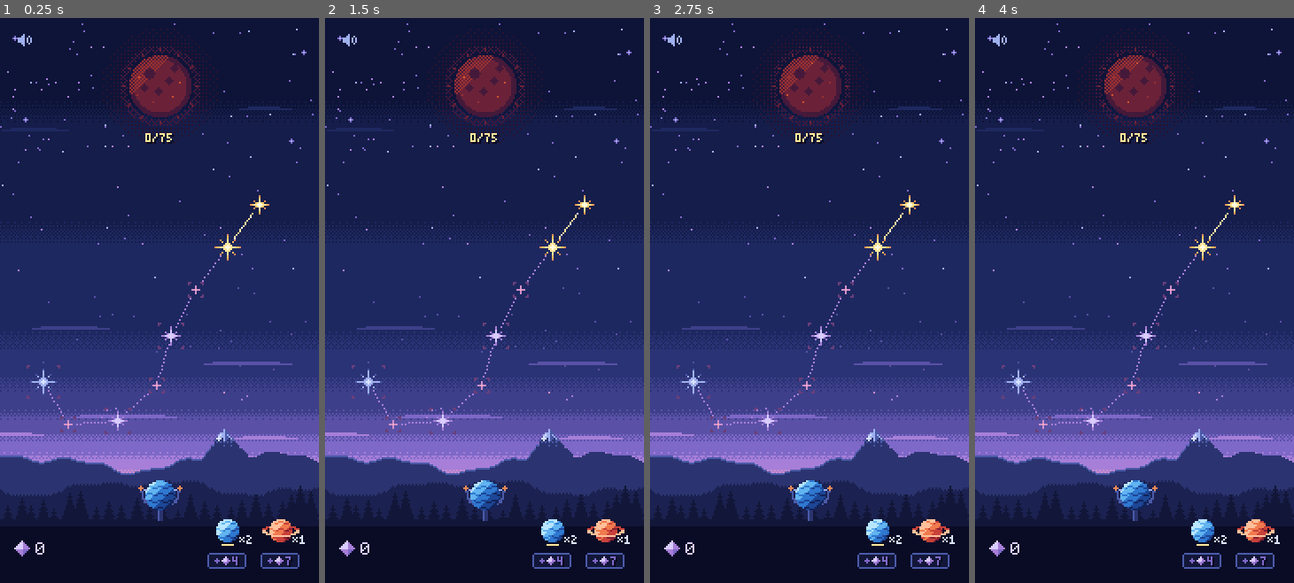
Above: before the commit, frames 1-4 (left to right).
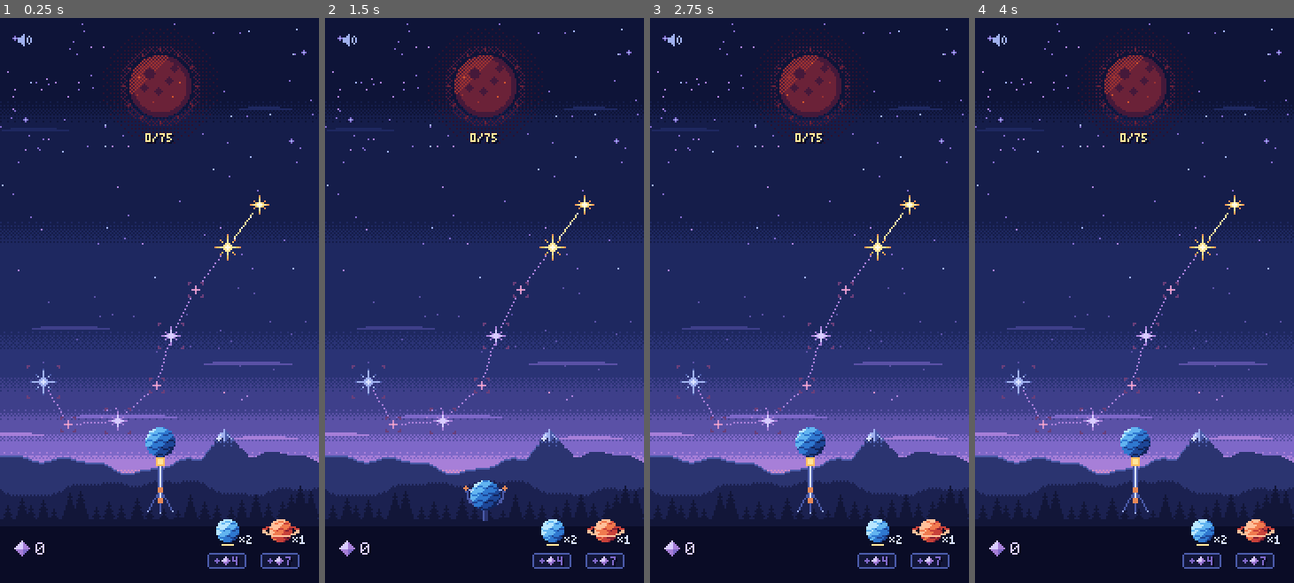
Above: after the commit, the same moments.

Repository: mrafael1/DustInSpace
Game: Godot game, scene res://game/scenes/main.tscn
Same seed, same stepped clock (60 frames per second), same inputs: the game is played once before the commit and once after it.
Inputs (mouse positions are in pixels of both pictures, inside the frame that each line leads up to):
- Up to frame 1 (0.25 s): no input
- Up to frame 2 (1.5 s): tap Enter at 0.5 s; move the mouse to (554, 272) at 0.52 s; tap T at 0.6 s; click (554, 272) at 0.67 s; tap B at 0.8 s; drag from (420, 328) to (468, 413) at 1.27 s
- Up to frame 3 (2.75 s): move the mouse to (841, 176) at 2.02 s; tap T at 2.1 s; click (841, 176) at 2.17 s; tap B at 2.3 s
- Up to frame 4 (4 s): drag from (1118, 413) to (1038, 215) at 2.77 s; move the mouse to (1230, 385) at 3.52 s; hold Shift from 3.53 s (still down); click (1230, 385) at 3.67 s; tap B at 3.8 s

The runs differ from the first frame. In frame 1, 0.9% of the frame differs, in the area x 43-58%, y 72-90%; in frame 2, 0.1%; in frame 3, 0.9%; in frame 4, 0.9%.

Commit message:
feat: Main uses the telescope, T switches back to the slingshot to compare
Co-Authored-By: Claude Opus 5.5 <noreply@anthropic.com>
Claude-Session: https://claude.ai/code/session_01ASnDPR9SCSabzXswq9efCT

Diff:
--- a/game/scenes/debug_keys.gd
+++ b/game/scenes/debug_keys.gd
@@ -3,6 +3,10 @@
 ## Development shortcuts, active in debug builds only.
 ## L: launch the loaded pack at a random point in the sky (stand-in until the slingshot, #5).
 ## B: the next pack opens as a Big Bang.
+## T: switch between the telescope and the slingshot (issue #52's comparison).
+
+## T was pressed (Main swaps the launchers).
+signal launcher_switch_requested
 
 ## XOR'd into the run seed so debug targets get their own stream.
 const TARGET_SEED_SALT: int = 0xDEB6
@@ -27,6 +31,9 @@
 		get_viewport().set_input_as_handled()
 	elif key.keycode == KEY_B:
 		force_big_bang()
+		get_viewport().set_input_as_handled()
+	elif key.keycode == KEY_T:
+		launcher_switch_requested.emit()
 		get_viewport().set_input_as_handled()
 
 
--- a/game/scenes/main.gd
+++ b/game/scenes/main.gd
@@ -10,6 +10,9 @@
 @export var seed_override: int = 0
 ## Where the first run's balance comes from. Tests point it elsewhere.
 @export_file("*.json") var balance_path: String = Balance.DEFAULT_PATH
+## Issue #52's prototype: launch with the telescope (point and tap) instead of the slingshot.
+## Debug builds switch with T to compare the two.
+@export var use_telescope: bool = true
 
 var run: RunState
 ## Rows the screen shows above the game's 180x320 (fit_screen): the Sun rises by this much and
@@ -24,6 +27,7 @@
 @onready var _end_screen: EndScreen = $EndScreen
 @onready var _sfx: Sfx = $Sfx
 @onready var _launcher: Launcher = $Launcher
+@onready var _telescope: Telescope = $Telescope
 @onready var _sky: SkyView = $Sky
 @onready var _big_bang: BigBangSequence = $BigBang
 @onready var _sound_toggle: SoundToggle = $SoundToggle
@@ -45,6 +49,10 @@
 	_sky.watch_payouts(_collect)
 	_end_screen.restart_requested.connect(restart)
 	_end_screen.watch_payouts(_collect)
+	_hud.planet_chosen.connect(func(_kind: String) -> void: _telescope.request_aim())
+	_telescope.message_shown.connect(_hud.show_message)
+	($DebugKeys as DebugKeys).launcher_switch_requested.connect(func() -> void: switch_launcher(not use_telescope))
+	switch_launcher(use_telescope)
 	_wire_sound()
 	get_window().size_changed.connect(fit_screen)
 	fit_screen()
@@ -94,6 +102,23 @@
 	_collect.light_target = ScreenZones.sun_centre(_extra)
 
 
+## Shows the telescope (true) or the slingshot and hands it the input; the other one hides and
+## takes none. Both keep following the run's events, so either can take over at any time.
+func switch_launcher(telescope: bool) -> void:
+	use_telescope = telescope
+	for launcher: Launcher in [_launcher, _telescope] as Array[Launcher]:
+		var on: bool = (launcher == _telescope) == telescope
+		launcher.cancel_pull()
+		launcher.visible = on
+		launcher.process_mode = Node.PROCESS_MODE_INHERIT if on else Node.PROCESS_MODE_DISABLED
+	_hud.show_message("")
+
+
+## The launcher in use: the telescope or the slingshot.
+func launcher() -> Launcher:
+	return _telescope if use_telescope else _launcher
+
+
 ## A fresh run on the current run's balance (the end screen's RESTART).
 func restart() -> bool:
 	return run != null and start_run(run.balance)
@@ -108,6 +133,10 @@
 	_launcher.pull_stepped.connect(_sfx.on_pull_stepped)
 	_launcher.pull_cancelled.connect(_sfx.play.bind(&"pull_cancel", 1.0))
 	_launcher.tremble_started.connect(_sfx.play.bind(&"tremble", 1.0))
+	_telescope.tremble_started.connect(_sfx.play.bind(&"tremble", 1.0))
+	_telescope.aim_started.connect(_sfx.play.bind(&"pull_start", 1.0))
+	_telescope.aim_cancelled.connect(_sfx.play.bind(&"pull_cancel", 1.0))
+	_telescope.empty_tapped.connect(_sfx.play.bind(&"tap_refused", 1.0))
 	_sky.star_selected.connect(_sfx.on_star_selected)
 	_sky.link_refused.connect(_sfx.play.bind(&"link_reject", 1.0))
 	_sky.step_refused.connect(_sfx.play.bind(&"link_reject", 1.0))
--- a/game/scenes/main.tscn
+++ b/game/scenes/main.tscn
@@ -15,6 +15,7 @@
 [ext_resource type="Script" path="res://game/fx/sfx.gd" id="13_sfx"]
 [ext_resource type="Script" path="res://game/ui/sound_toggle.gd" id="14_sound_toggle"]
 [ext_resource type="Script" path="res://game/scenes/backdrop.gd" id="20_backdrop"]
+[ext_resource type="PackedScene" path="res://game/scenes/telescope.tscn" id="21_telescope"]
 
 [node name="Main" type="Node2D"]
 script = ExtResource("1_main")
@@ -31,6 +32,9 @@
 [node name="Sky" parent="." instance=ExtResource("3_sky")]
 
 [node name="Launcher" parent="." instance=ExtResource("5_launcher")]
+position = Vector2(90, 270)
+
+[node name="Telescope" parent="." instance=ExtResource("21_telescope")]
 position = Vector2(90, 270)
 
 [node name="BurstSparks" type="Node2D" parent="."]
--- a/tests/test_main.gd
+++ b/tests/test_main.gd
@@ -154,6 +154,45 @@
 	assert_eq((main.get_node("Launcher") as Launcher).shown_pack(), "blue", "only the new run's pack shows")
 
 
+func test_the_telescope_launches_by_default_and_t_switches_to_the_slingshot() -> void:
+	var telescope: Telescope = main.get_node("Telescope")
+	var slingshot: Launcher = main.get_node("Launcher")
+	assert_true(main.use_telescope)
+	assert_eq(main.launcher(), telescope)
+	assert_true(telescope.visible and telescope.can_process())
+	assert_false(slingshot.visible or slingshot.can_process(), "the slingshot takes no input")
+	(main.get_node("DebugKeys") as DebugKeys).launcher_switch_requested.emit()
+	assert_eq(main.launcher(), slingshot)
+	assert_true(slingshot.visible and slingshot.can_process())
+	assert_false(telescope.visible or telescope.can_process())
+
+
+func test_the_telescope_message_shows_on_the_hud() -> void:
+	var hud: Hud = main.get_node("HUD")
+	(main.get_node("Telescope") as Telescope).message_shown.emit(Telescope.EMPTY_MESSAGE)
+	assert_eq(hud.message(), Telescope.EMPTY_MESSAGE)
+	hud.advance(Hud.MESSAGE_TIME + 0.01)
+	assert_eq(hud.message(), "", "it fades after a moment")
+
+
+func test_a_planet_picked_in_the_hud_aims_the_telescope() -> void:
+	var telescope: Telescope = main.get_node("Telescope")
+	(main.get_node("HUD") as Hud).planet_chosen.emit("blue")
+	_play_until_idle(main.get_node("EventSequencer"))
+	telescope.advance(0.0)
+	assert_ne(telescope.loaded_pack(), "", "a run starts with a planet loaded")
+	assert_true(telescope.is_aiming())
+
+
+func test_both_launchers_follow_a_launch() -> void:
+	var sequencer: EventSequencer = main.get_node("EventSequencer")
+	main.run.launch(Vector2i(90, 150))
+	_play_until_idle(sequencer)
+	var kind: String = main.run.loaded_pack
+	assert_eq((main.get_node("Telescope") as Telescope).loaded_pack(), kind)
+	assert_eq((main.get_node("Launcher") as Launcher).shown_pack(), kind, "the hidden slingshot keeps up")
+
+
 func _play_until_idle(sequencer: EventSequencer) -> void:
 	var elapsed: float = 0.0
 	sequencer.advance(0.0)
Not shown: 1 places in game/scenes/main.tscn that only renumber resources
